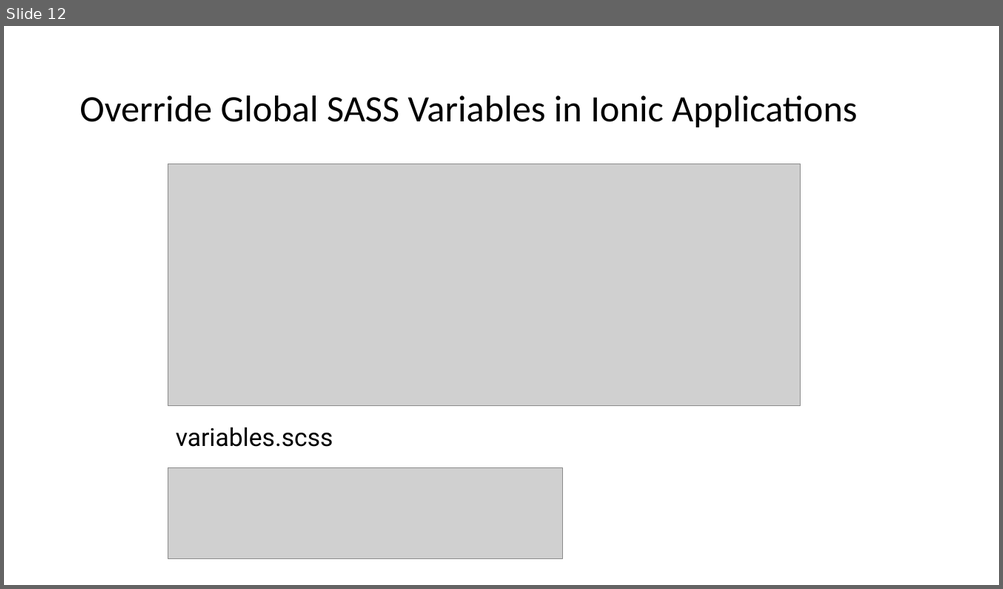
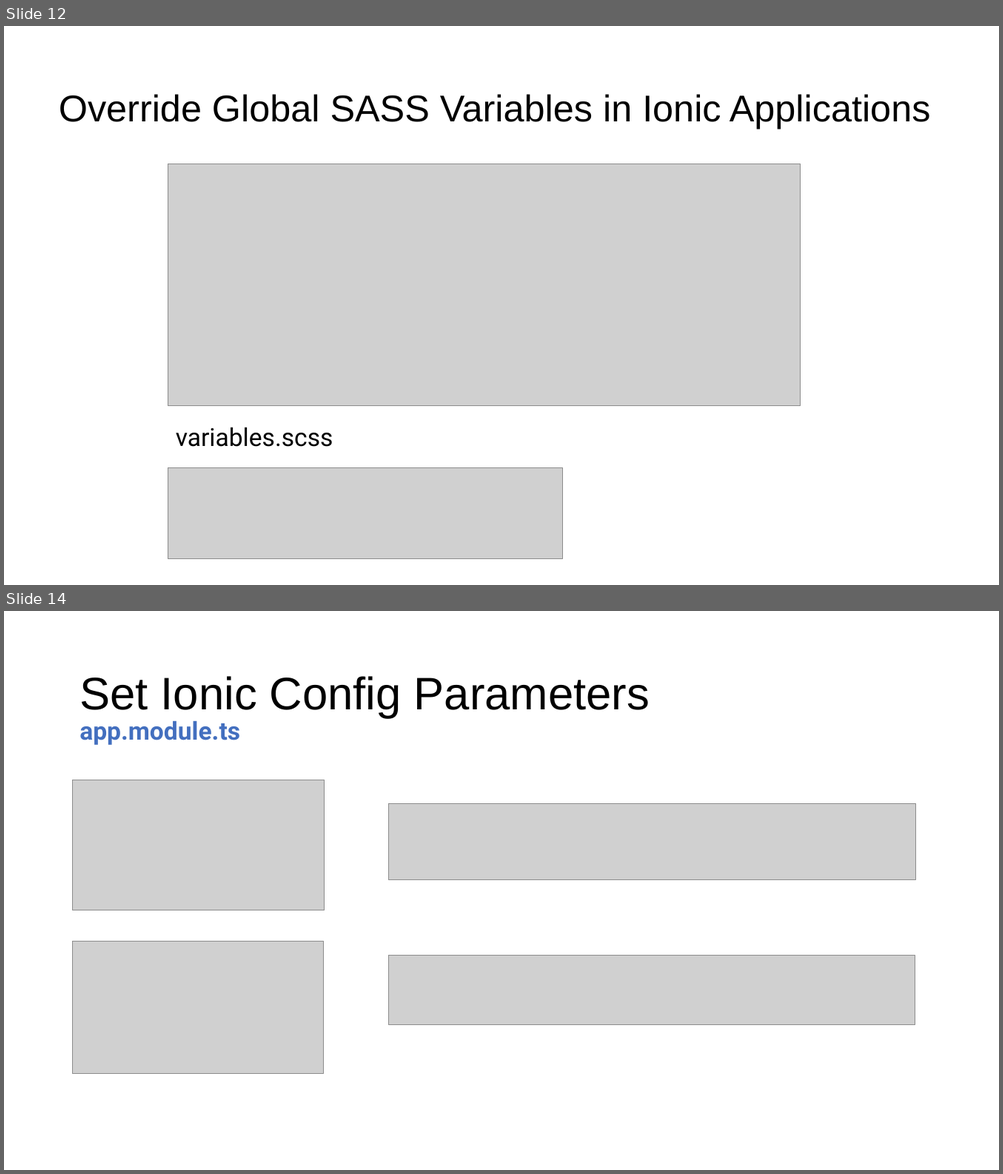
Before and after one commit to fauzisho/ionic-module-learning, a slide deck: 3. Design and Themes/Design and Theme.pptx. Shown one above the other, each under a label of ours: slide 12 before the commit, slides 12 and 14 after it; the slides between them are not shown. The pictures are 1003x589 and 1003x1174 pixels, drawn with LibreOffice and Linux fonts; fonts in the diff are those of the drawing; grey boxes stand for pictures. Boxes give left, top, right and bottom in pixels: in the first picture for what was removed or moved away, otherwise in the second. Text is boxed around its words. In the diff, an @@ line names an element or a change of style, - is before the commit and + after.

Commit message:
add config

```diff
--- a/3. Design and Themes/Design and Theme.pptx
+++ b/3. Design and Themes/Design and Theme.pptx
@@ slide 14 added at (4, 611, 999, 1170), background #FFFFFF @@
@@ title added at (79, 676, 649, 718), 44 pt, text #000000 @@
+Set Ionic Config Parameters
@@ text added at (79, 721, 240, 745), 24 pt, text #436FBF, bold @@
+app.module.ts
@@ picture added at (73, 780, 325, 910) @@
@@ picture added at (388, 803, 915, 880) @@
@@ picture added at (73, 942, 324, 1074) @@
@@ picture added at (388, 956, 914, 1025) @@
@@ slide 12 changed as well @@
@@ title "Override Global SASS Variables in ...": place and size @@
-title "Override Global SASS Variables in ..." at (79, 96, 856, 127)
+title "Override Global SASS Variables in ..." at (59, 94, 930, 129)
@@ title "Override Global SASS Variables in ..." at (59, 94, 930, 129): font Calibri to Arial @@
```
Also in this commit, not shown: 10 other slides changed, 2 other slides added, 2 other files.
